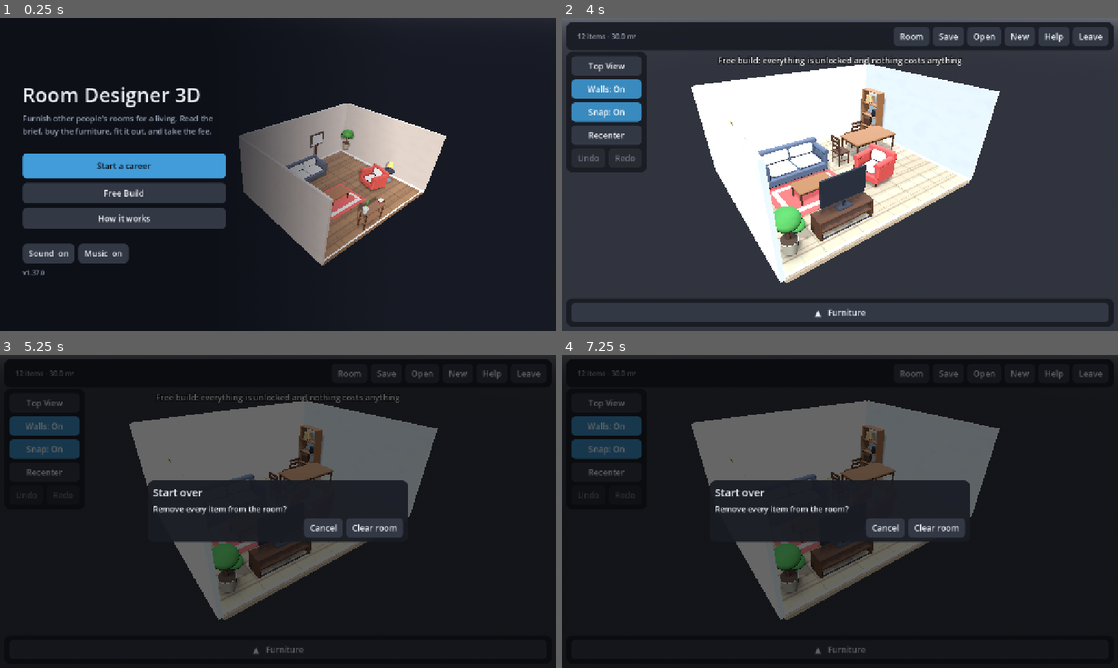
Above: before the commit, frames 1-4 (two rows, left to right).
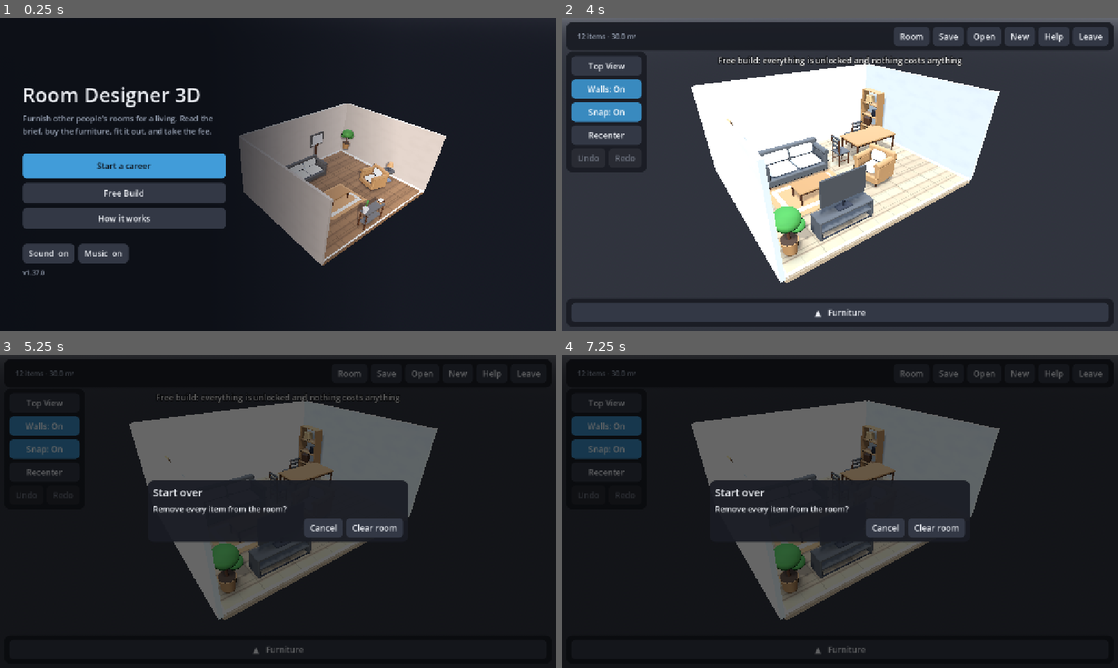
Above: after the commit, the same moments.

Repository: trakyalilter/three_d_design
Game: Godot game, scene res://scenes/main.tscn
The game is run twice, just before and just after one commit, with the same random seed, the same clock (stepped at 60 frames per second) and the same inputs.
Inputs:
- Up to frame 1 (0.25 s): no input
- Up to frame 2 (4 s): click "Start a career" at 0.5 s; click "Stock" at 1.25 s; click "Trade" at 2 s; click "City" at 2.75 s; click "Free Build" at 3.5 s
- Up to frame 3 (5.25 s): click "New" at 4.25 s; click "New" at 5 s
- Up to frame 4 (7.25 s): click "Room" at 5.75 s; click "Open" at 6.5 s

The runs differ from the first frame. In frame 1, 0.7% of the frame differs, in the area x 58-71%, y 39-66%; in frame 2, 4.2%, in the area x 30-61%, y 22-77%; in frame 3, 0.6%; in frame 4, 0.6%.

Commit message:
Give each quarter a scheme to paint in
Every one of the 167 pieces was given its own plausible colour and
nothing ever asked whether ten of them in a room agreed. They did not: a
room the planner builds spans seven to eleven colours against a review
that allows four, so the line about a palette went unsatisfied in 93% of
a career — and no amount of careful shopping could pass it, because even
a whole room out of Hollow Row, the tightest quarter in the city, spans
more than four.

It is not the measurement. Counting only the pieces big enough to set a
scheme changes eleven colours to eleven. Counting only the pieces whose
tint is visible at all changes nothing, because one piece in the
catalogue has no tinted surface. Bucketing colour three times more
coarsely still fails 84% of rooms. The colours are simply spread across
the spectrum.

So a quarter has a scheme, the way it already has a school. Three
families — oak, slate, chalk — belong to the whole city, and each quarter
adds one of its own: rope for Riverside, garden green for Hillside, ink
for Skyline, straw for Hanami, plum for Hollow. Maple adds nothing, being
the plain school that sits happily next to anything, and that is what
keeps a room of its stock plus one other quarter's inside the four the
review allows. Buying a room out of three quarters still fails, which is
the lesson the school line already teaches, said twice.

Every family sits on a multiple of a sixth because that is how the review
buckets colour, so a family sits in the middle of its own bucket and the
piece can carry a quarter of its authored lightness either side without
falling into the next one — a near-black television stays the dark end of
slate, a pale crib the light end of chalk. Only the 308 parts marked as
taking the tint move; steel, leaf, glass and porcelain are what they were,
so the plants are still green.

    one palette   failed 93% of rooms -> 0%
    stars         15/40/1 -> 46/10/0

Co-Authored-By: Claude Opus 5 <noreply@anthropic.com>
Claude-Session: https://claude.ai/code/session_013Ave8QkFF5M3E2oDHBhndA

Diff:
--- a/scripts/data/catalog.gd
+++ b/scripts/data/catalog.gd
@@ -268,6 +268,8 @@
 	_build_second_wave()
 	_build_hanami()
 	_build_hollow()
+	# Last, because it needs every piece and the shop it is sold in to exist.
+	_apply_palettes()
 
 
 func _build() -> void:
@@ -1347,6 +1349,44 @@
 	return _items.get(id, {}).get("tint", Color.WHITE)
 
 
+## The colours a quarter paints in: the city's three, and its own if it has one.
+func palette_of(district_id: String) -> Array:
+	var out: Array = CORE_PALETTE.duplicate()
+	out.append_array(DISTRICT_ACCENT.get(district_id, []))
+	return out
+
+
+## Puts every piece into one of the colours of the quarter that sells it.
+##
+## Run once, over the finished catalogue, so everything downstream — the shop
+## floor, the thumbnails, a placed piece, the review — reads a plain value and
+## the scheme costs nothing to look up.
+##
+## The colour a piece was authored in still decides which family it lands in and
+## roughly how dark it sits within it, so a near-black television stays the dark
+## end of slate and a pale crib stays the light end of chalk. What it no longer
+## decides is its hue, which is the part that was making every room a paint
+## chart.
+func _apply_palettes() -> void:
+	for id: String in _order:
+		var was: Color = _items[id].get("tint", Color.WHITE)
+		var palette := palette_of(district_of(id))
+		var family: Color = palette[0]
+		var nearest := INF
+		for candidate: Color in palette:
+			var d := Vector3(was.r - candidate.r, was.g - candidate.g, was.b - candidate.b)
+			if d.length_squared() < nearest:
+				nearest = d.length_squared()
+				family = candidate
+		# A quarter of the way back towards the shade it was authored in, which
+		# keeps a piece recognisably light or dark without leaving its bucket.
+		var shade: float = clampf((was.v - family.v) * 0.25, -SHADE_REACH, SHADE_REACH)
+		_items[id]["tint"] = Color(
+			clampf(family.r + shade, 0.0, 1.0),
+			clampf(family.g + shade, 0.0, 1.0),
+			clampf(family.b + shade, 0.0, 1.0))
+
+
 ## Height of this piece's usable top, or 0 when nothing can be put on it.
 func surface_height(id: String) -> float:
 	return float(_items.get(id, {}).get("surface", 0.0))
@@ -1718,6 +1758,48 @@
 
 const PLAIN := "plain"
 
+# ------------------------------------------------------------ the city's colours
+
+## What a quarter is allowed to be painted in.
+##
+## Every piece was given its own plausible colour and nothing ever asked whether
+## ten of them in a room agreed. They did not: a room the planner builds spans
+## seven to eleven distinct colours against a review that allows four, so the
+## line about a palette went unsatisfied in 93% of a career and no amount of
+## careful shopping could pass it. Coarser buckets did not help — 84% still
+## failed at a third of the resolution — because the colours are genuinely
+## spread across the spectrum rather than clustered.
+##
+## So a quarter has a scheme, the way it already has a school. Three families
+## are shared by the whole city, and each quarter adds one of its own. Buying a
+## room out of one quarter therefore spans four colours at the most, which is
+## exactly what the review allows, and buying it out of three does not — which
+## is the same lesson the school line already teaches, said twice.
+##
+## Maple gets no colour of its own. It is the plain school, it sits happily next
+## to anything, and leaving it on the shared three is what keeps a room of its
+## stock plus one other quarter's inside the limit.
+##
+## Every channel is a multiple of a sixth. The review buckets colour by sixths,
+## so a family sits in the middle of its bucket and the shade below can wander
+## either side of it without falling into the next one.
+const CORE_PALETTE := [
+	Color(0.667, 0.500, 0.333),  # oak
+	Color(0.333, 0.333, 0.333),  # slate
+	Color(0.833, 0.833, 0.833),  # chalk
+]
+const DISTRICT_ACCENT := {
+	"maple": [],
+	"riverside": [Color(0.833, 0.667, 0.500)],   # rope and canvas
+	"hillside": [Color(0.333, 0.500, 0.333)],    # garden green
+	"skyline": [Color(0.167, 0.167, 0.167)],     # ink
+	"hanami": [Color(0.833, 0.833, 0.667)],      # straw
+	"hollow": [Color(0.333, 0.167, 0.333)],      # plum
+}
+## How far a piece may sit from its family and stay in the same bucket. A sixth
+## is 0.167 wide, so anything under half of that is safe from either side.
+const SHADE_REACH := 0.07
+
 ## A quarter's own look. Anything sold there is of that school.
 const STYLE_BY_DISTRICT := {
 	"maple": PLAIN,
--- a/tests/smoke_test.gd
+++ b/tests/smoke_test.gd
@@ -35,7 +35,7 @@
 const CRITERIA := [
 	{"name": "nothing overlaps", "ceiling": 0},
 	{"name": "big pieces on walls", "ceiling": 84},
-	{"name": "one palette", "ceiling": 97},
+	{"name": "one palette", "ceiling": 5},
 	{"name": "room to move", "ceiling": 16},
 	{"name": "one school", "ceiling": 22},
 	{"name": "on budget", "ceiling": 0},
@@ -112,6 +112,7 @@
 	print("=== catalogue ===")
 	_check_winding()
 	_check_catalogue()
+	_check_palettes()
 
 	print("=== floor plans ===")
 	await _check_floor_plan()
@@ -431,6 +432,58 @@
 	_expect(not FileAccess.file_exists(Game.PROFILE_SPARE),
 		"wiping the career left the old one in the spare, where it could come back")
 	print("save            survives a kill mid-write; falls back to the save before it")
+
+
+## Every piece is painted in one of the colours of the quarter that sells it.
+##
+## The point of the schemes is arithmetic: if a quarter spans four families and
+## the review allows four, a room bought out of one quarter passes and a room
+## bought out of three does not. That only holds while every piece really does
+## land in a family's own bucket, which a stray authored colour or a family
+## moved off the sixths would quietly break — and the only thing that would show
+## it is the palette line drifting back up months later.
+func _check_palettes() -> void:
+	var strays := 0
+	var worst := ""
+	for district: Dictionary in Jobs.districts():
+		var district_id := str(district["id"])
+		var buckets: Dictionary = {}
+		for colour: Color in Catalog.palette_of(district_id):
+			buckets[_tone_key(colour)] = true
+		# A family sitting on a bucket edge would let its own shades fall either
+		# side of it, and the quarter would span more colours than it has.
+		_expect(buckets.size() == Catalog.palette_of(district_id).size(),
+			"%s has two colours in one bucket, so it is narrower than it looks" % district_id)
+
+		var spanned: Dictionary = {}
+		for shop: Dictionary in Catalog.shops_in(district_id):
+			for id: String in Catalog.shop_stock(str(shop["id"])):
+				var key := _tone_key(Catalog.default_tint(id))
+				spanned[key] = true
+				if not buckets.has(key):
+					strays += 1
+					worst = "%s in %s" % [id, district_id]
+		_expect(spanned.size() <= buckets.size(),
+			"%s spans %d colours for a scheme of %d"
+				% [district_id, spanned.size(), buckets.size()])
+	_expect(strays == 0,
+		"%d piece%s painted outside the scheme of the quarter that sells it, e.g. %s"
+			% [strays, "" if strays == 1 else "s", worst])
+
+	# Four is what the review allows, so a quarter may not want more than that.
+	for district: Dictionary in Jobs.districts():
+		var size := Catalog.palette_of(str(district["id"])).size()
+		_expect(size <= RoomReview.PALETTE_LIMIT,
+			"%s paints in %d colours against a review that allows %d"
+				% [district["id"], size, RoomReview.PALETTE_LIMIT])
+
+	print("colour          %d shared and one a quarter; every piece inside its own scheme"
+		% Catalog.CORE_PALETTE.size())
+
+
+## The same bucket the review sorts colour into.
+static func _tone_key(c: Color) -> String:
+	return "%d,%d,%d" % [roundi(c.r * 6.0), roundi(c.g * 6.0), roundi(c.b * 6.0)]
 
 
 # ------------------------------------------------- what the client noticed
